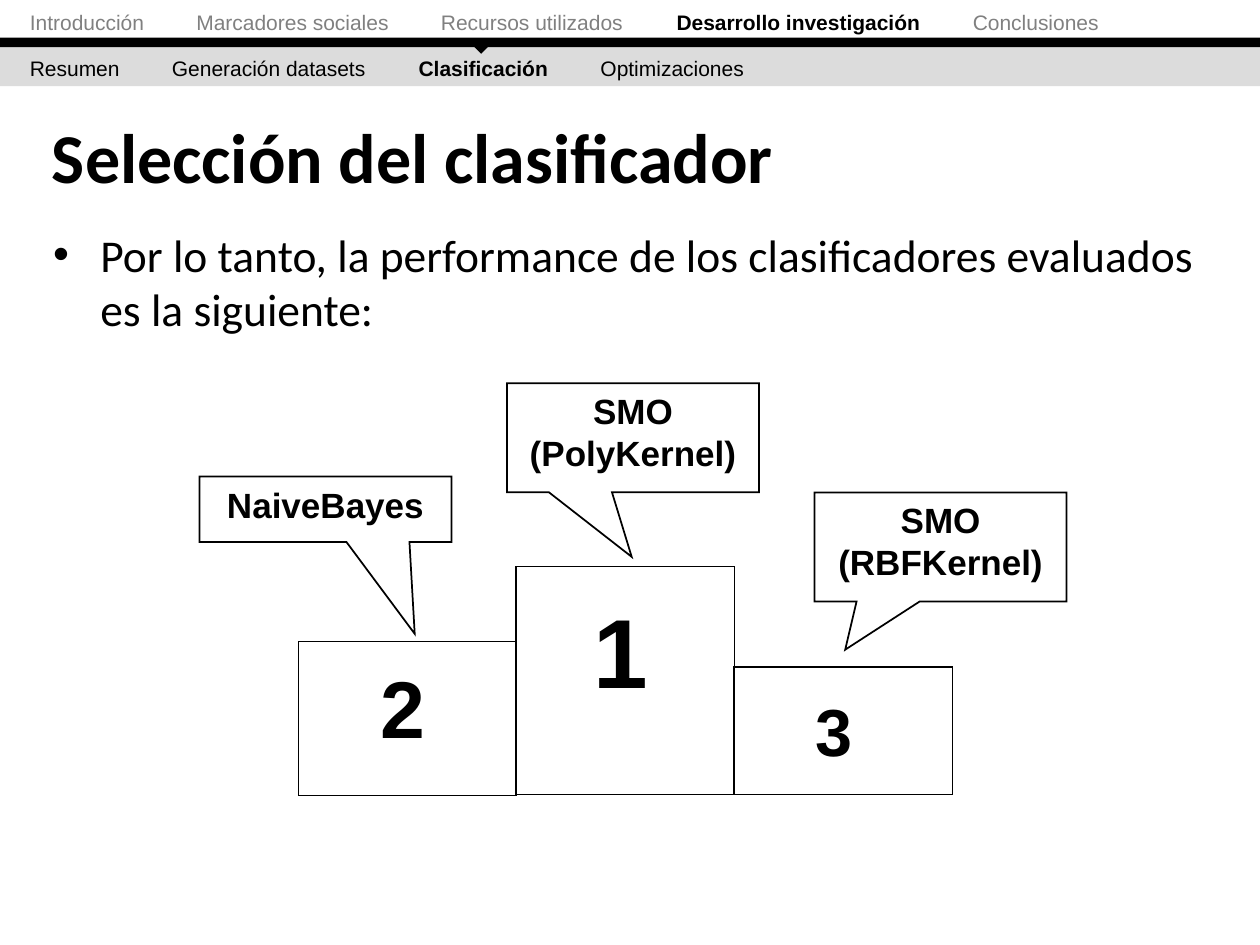
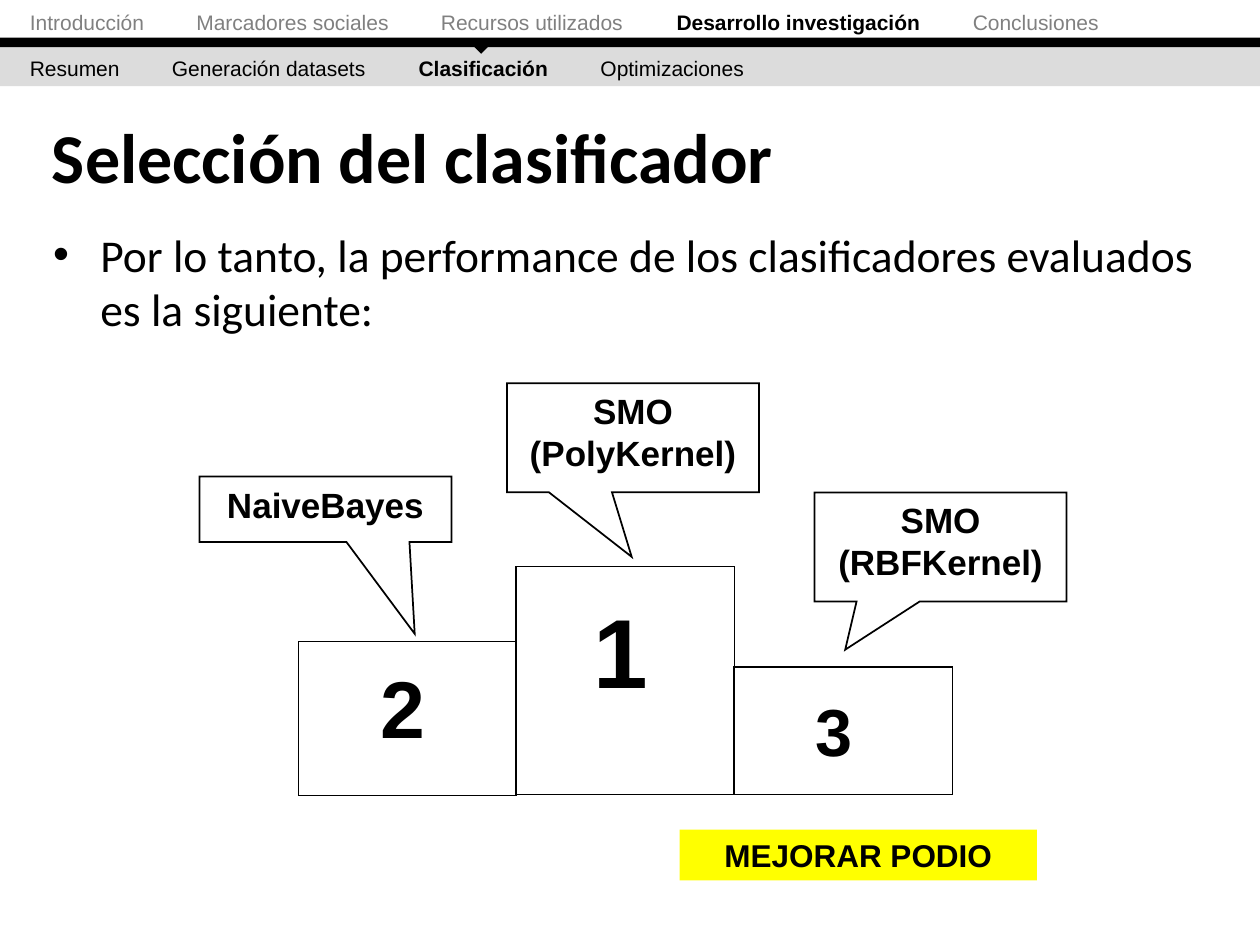
Before and after one commit to ak907kenai/nicotournetesis, a slide deck: slide 43 of docs_trunk/Nicolás Tourné - Presentación Tesis (v2).ppt (slide 46 before the commit). Drawn at 1260x945 pixels with LibreOffice and Linux fonts; fonts in the diff are those of the drawing. Boxes give left, top, right and bottom in pixels: in the first picture for what was removed or moved away, otherwise in the second. Text is boxed around its words. In the diff, an @@ line names an element or a change of style, - is before the commit and + after.

```diff
--- a/docs_trunk/Nicolás Tourné - Presentación Tesis (v2).ppt
+++ b/docs_trunk/Nicolás Tourné - Presentación Tesis (v2).ppt
@@ rectangle added at (x1=679, y1=830, x2=1037, y2=881), fill #FFFF00, 18 pt, text #000000, bold @@
+MEJORAR PODIO
```
Also in this commit, not shown: 19 other slides changed, 3 slides removed.
